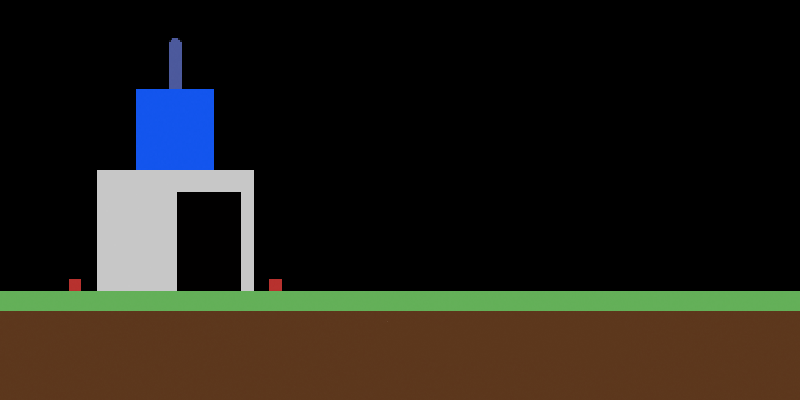
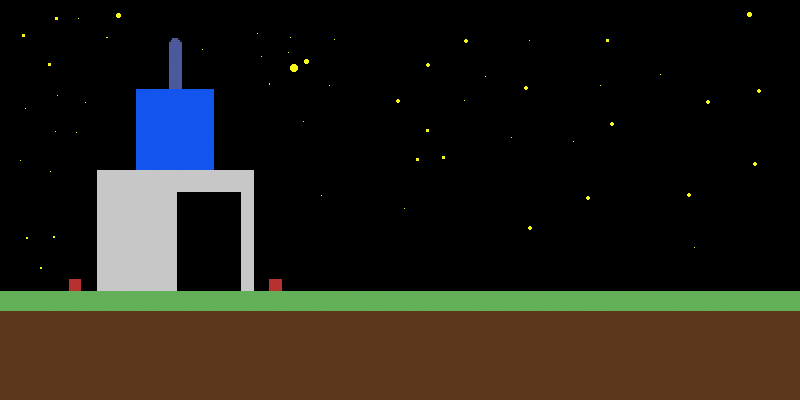
Comparing the layer stacks of the two 800 x 400 images. Changes:
painted on "Layer 4" over 20, 12, 761, 269
hid "Layer 1" over 20, 12, 761, 269
